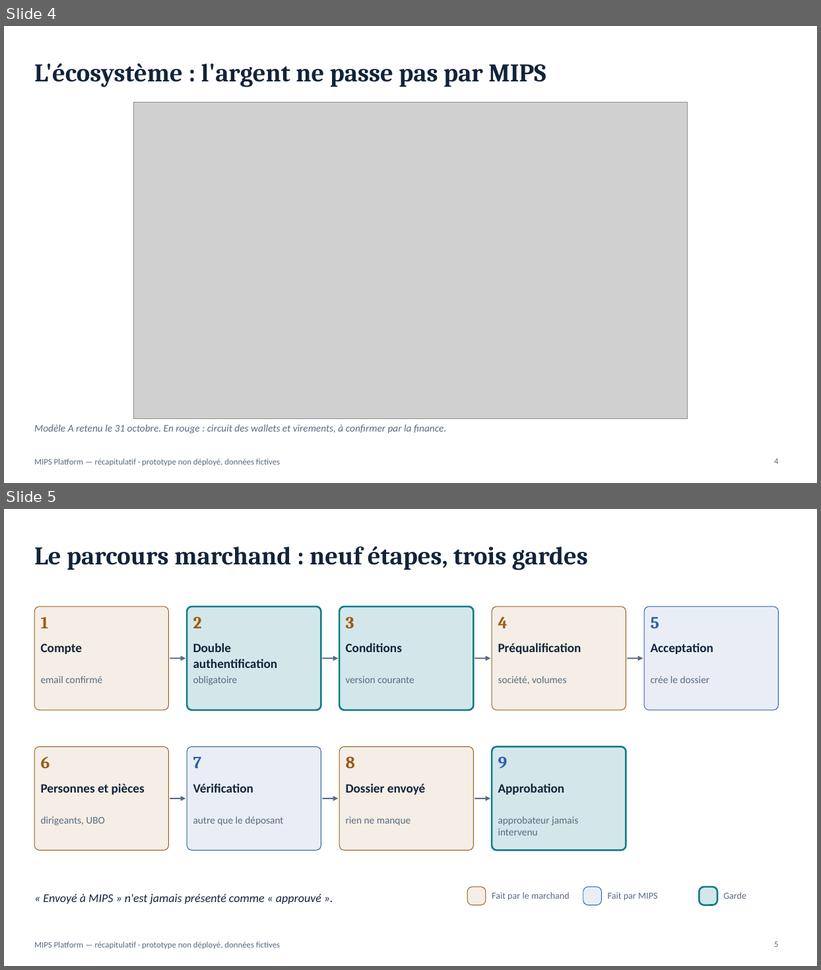
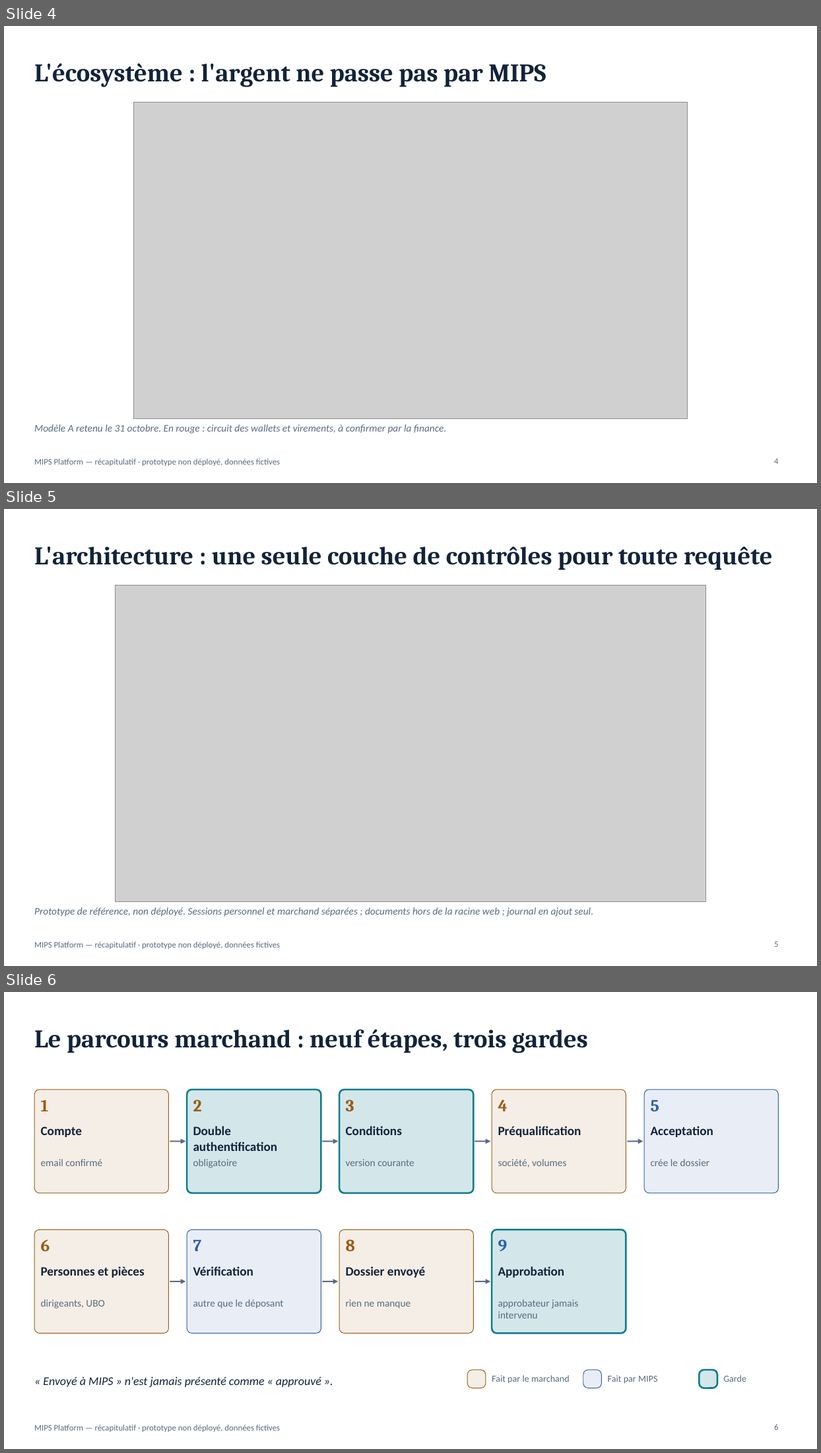
Before and after one commit to fmassonmips/mips-platform, a slide deck: outputs/recap/MIPS-recapitulatif.pptx. Shown one above the other, each under a label of ours: slides 4 and 5 before the commit, slides 4, 5 and 6 after it. The pictures are 821x970 and 821x1453 pixels, drawn with LibreOffice and Linux fonts; fonts in the diff are those of the drawing; grey boxes stand for pictures. Boxes give left, top, right and bottom in pixels: in the first picture for what was removed or moved away, otherwise in the second. Text is boxed around its words. In the diff, an @@ line names an element or a change of style, - is before the commit and + after.

```diff
--- a/outputs/recap/MIPS-recapitulatif.pptx
+++ b/outputs/recap/MIPS-recapitulatif.pptx
@@ slide 5 added at (4,509,817,966), background #FFFFFF; not listed: 1 template element that a slide beside it also shows @@
@@ title added at (34,547,773,570), 30 pt, text #12233A, bold @@
+L'architecture : une seule couche de contrôles pour toute requête
@@ picture added at (115,586,706,902) @@
@@ text added at (34,908,593,917), 12 pt, text #5A6B80, italic @@
+Prototype de référence, non déployé. Sessions personnel et marchand séparées ; documents hors de la racine web ; journal en ajout seul.
@@ page number added at (774,942,778,947), 10 pt, text #5A6B80 @@
+5
@@ what was slide 5 is now slide 6 @@
@@ page number at (774,1424,778,1430): text changed @@
-5
+6
```
Also in this commit, not shown: 5 slides changed, 1 other file.
